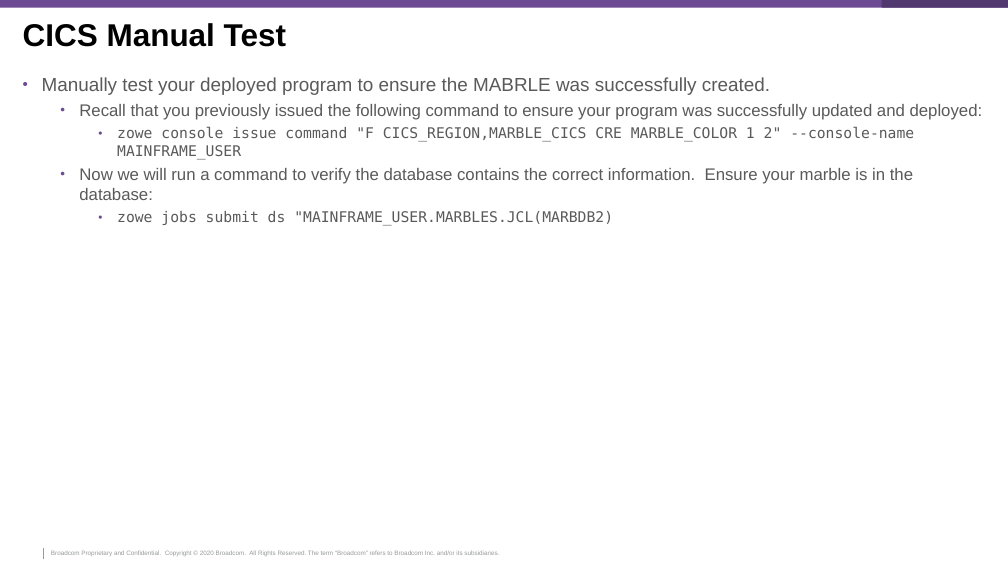
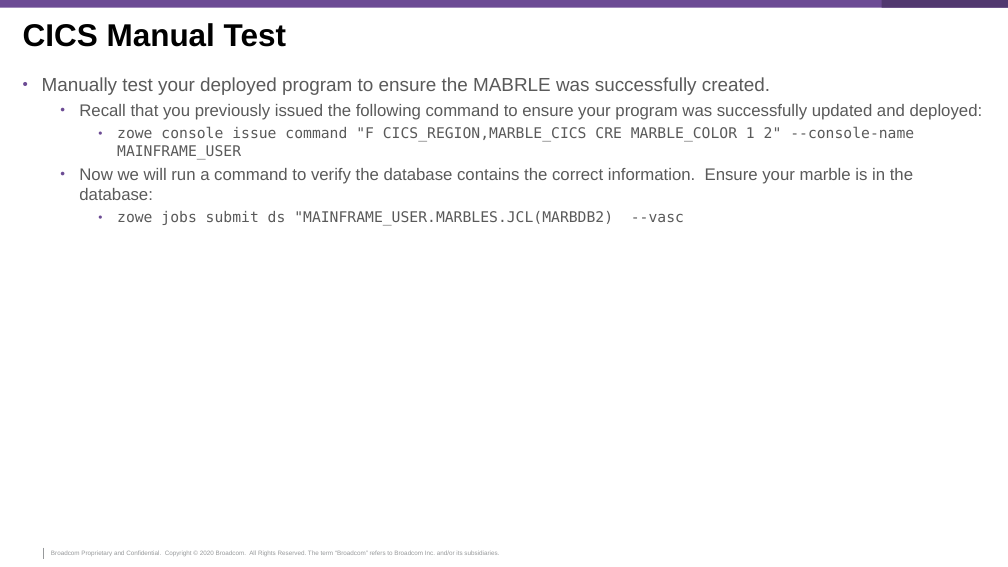
Before and after one commit to McQuitty-Broadcom/Zowe-DevOps-A-01, a slide deck: slide 56 of .workshop/DevOps-Workshop.pptx. Drawn at 1008x567 pixels with LibreOffice and Linux fonts; fonts in the diff are those of the drawing; background and template pictures are left out. Boxes give left, top, right and bottom in pixels: in the first picture for what was removed or moved away, otherwise in the second. Text is boxed around its words. In the diff, an @@ line names an element or a change of style, - is before the commit and + after.

```diff
--- a/.workshop/DevOps-Workshop.pptx
+++ b/.workshop/DevOps-Workshop.pptx
@@ text at (117,211,684,226): text changed @@
-    • zowe jobs submit ds "MAINFRAME_USER.MARBLES.JCL(MARBDB2)
+    • zowe jobs submit ds "MAINFRAME_USER.MARBLES.JCL(MARBDB2) --vasc
```
Also in this commit, not shown: 2 other slides changed.
